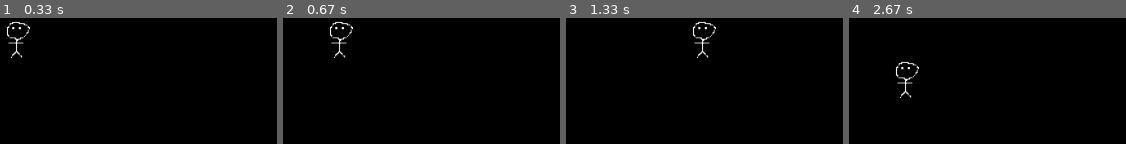
Above: before the commit, frames 1-4 (left to right).
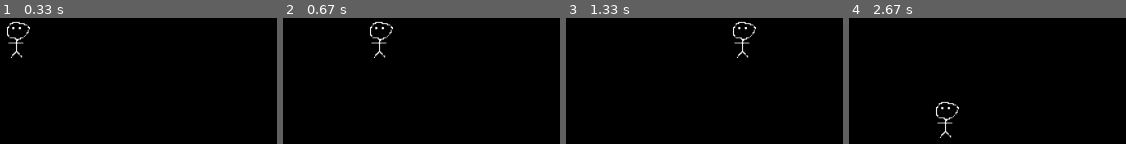
Above: after the commit, the same moments.

Repository: jsbueno/pybr21_pygame_tutorial
Game: pygame game, started from jogo.py
Two runs of this game, one before a commit and one after it. Both use one fixed random seed, a clock stepped at 60 frames per second and the inputs below.
Inputs:
- Up to frame 1 (0.33 s): no input
- Up to frame 2 (0.67 s): hold Right from 0.33 s (still down)
- Up to frame 3 (1.33 s): release Right at 0.8 s; hold Right from 1.17 s (still down)
- Up to frame 4 (2.67 s): release Right at 1.63 s; hold Left 1.67-2.2 s; hold Down 2.23-2.53 s; hold Left from 2.57 s (still down)

Frame 1 is identical in both runs. In frame 2, 1.2% of the frame differs, in the area x 16-40%, y 2-32%; in frame 3, 1.2%; in frame 4, 1.2%.

Commit message:
[WIP] leitura do mapa

Diff:
--- a/jogo.py
+++ b/jogo.py
@@ -27,7 +27,7 @@
 
 def desenha(tela, personagem, x, y):
             tela.fill(FUNDO)
-            tela.blit(personagem, (int(x) * BL , int(y) * BL))
+            tela.blit(personagem, (round(x) * BL , round(y) * BL))
             # pygame.draw.rect(tela, (255, 0, 0), (int(x) * BL , int(y) * BL, BL, BL))
             pygame.display.flip()
 
--- /dev/null
+++ b/mapa0.txt
@@ -0,0 +1,12 @@
+##  ##      ###
+##  ##      ###
+
+
+
+
+
+
+####   ########
+
+
+###############
